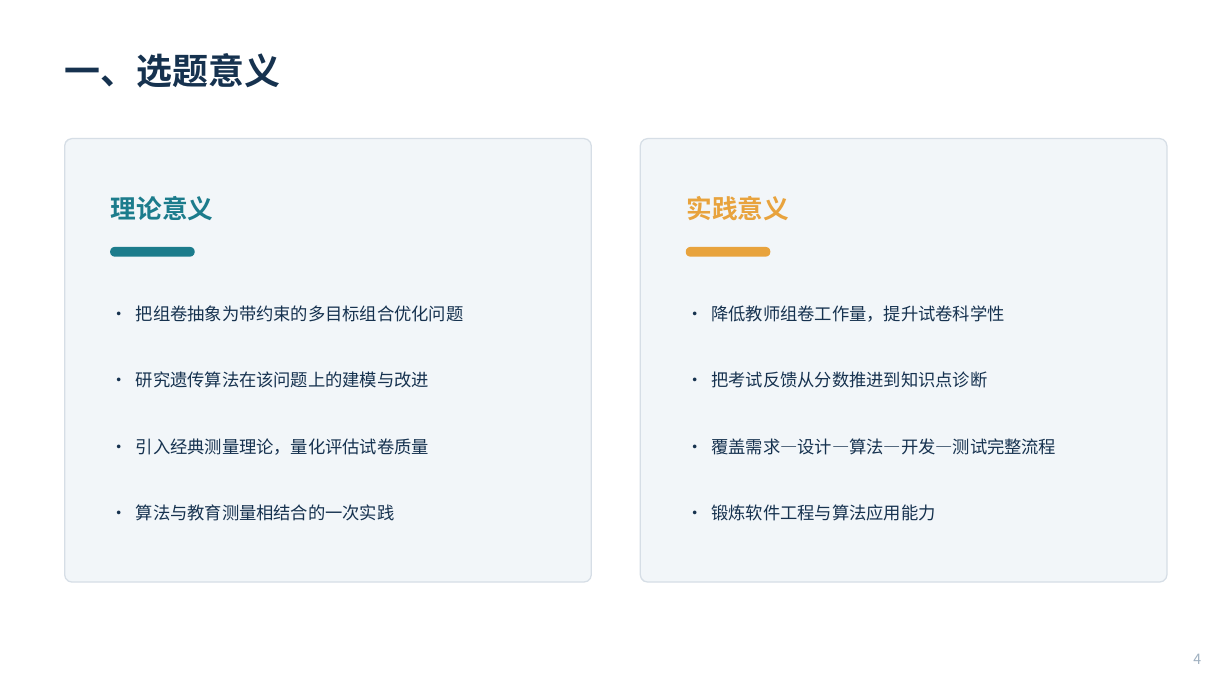
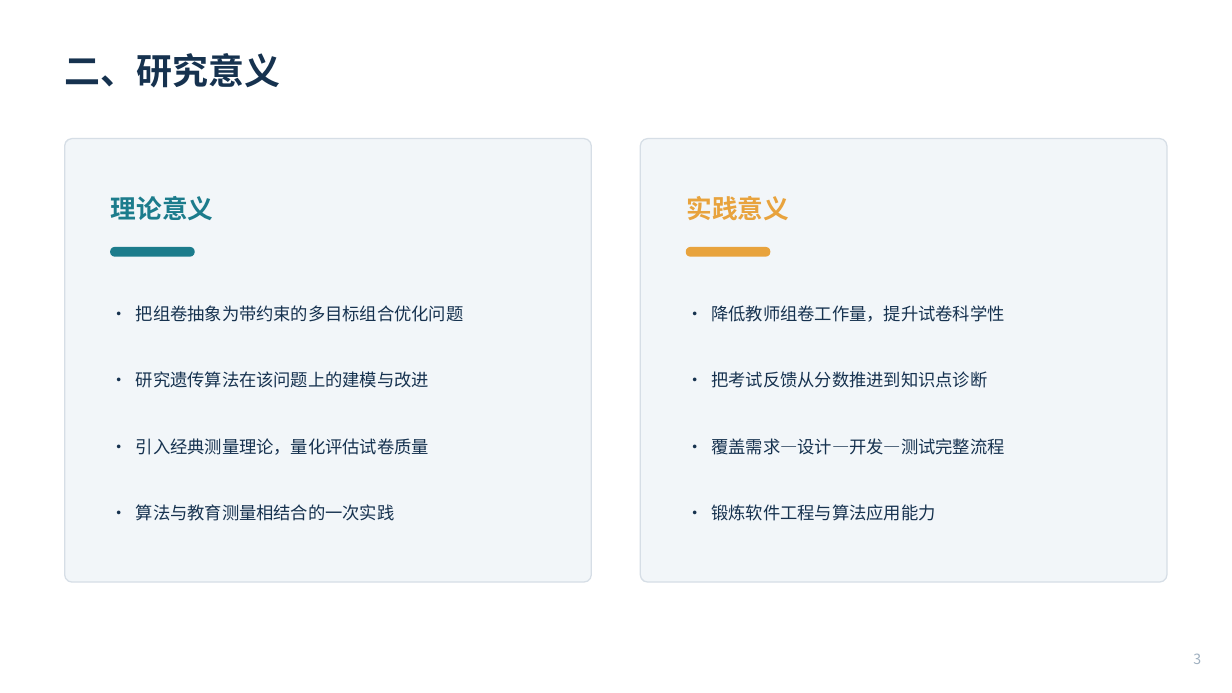
Before and after one commit to esneighbour9/Intelligent-Test-Paper-Generation-and-Analysis, a slide deck: slide 3 of docs/08-答辩/开题答辩.pptx (slide 4 before the commit). Drawn at 1232x693 pixels with LibreOffice and Linux fonts; fonts in the diff are those of the drawing. Boxes give left, top, right and bottom in pixels: in the first picture for what was removed or moved away, otherwise in the second. Text is boxed around its words. In the diff, an @@ line names an element or a change of style, - is before the commit and + after.

Commit message:
docs(答辩): 开题答辩 PPT 与讲稿改为学校要求的 5 板块、约 4 分钟
- 内容重构为：研究背景 / 研究意义 / 拟解决的关键问题 / 采用的技术方法 / 预期效果
- 陈述时长压缩至约 4 分 15 秒（要求 3—5 分钟）
- PPT 由 16 页精简为 8 页

```diff
--- a/docs/08-答辩/开题答辩.pptx
+++ b/docs/08-答辩/开题答辩.pptx
@@ text at bbox=[65, 53, 280, 88]: text changed @@
-一、选题意义
+二、研究意义
@@ text at bbox=[712, 438, 1005, 455]: text changed @@
-· 覆盖需求—设计—算法—开发—测试完整流程
+· 覆盖需求—设计—开发—测试完整流程
@@ text at bbox=[1193, 653, 1201, 664]: text changed @@
-4
+3
```
Also in this commit, not shown: 4 other slides changed, 1 slide added, 9 slides removed, 1 other file.
